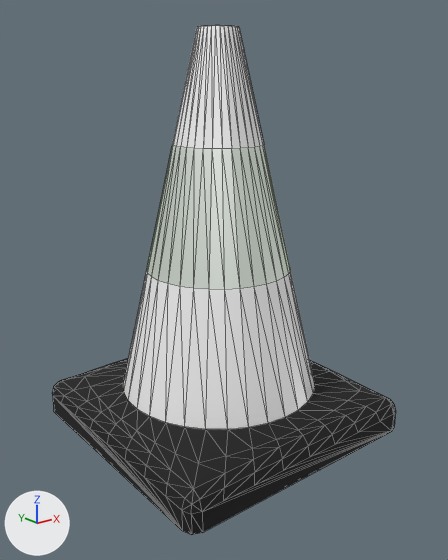
The glTF model assets/models/traffic_cone.glb, before and after one commit.
One viewpoint serves both versions: a 50 mm lens placed at (-0.637, -0.811, 0.42), pointed at (-0.005, -0.021, 0.104). The lights are fixed; the arrows at lower left show +X, +Y and +Z. Mesh edges are drawn as thin lines. Where no turn or scale is listed for an object, it has been applied to the vertices.
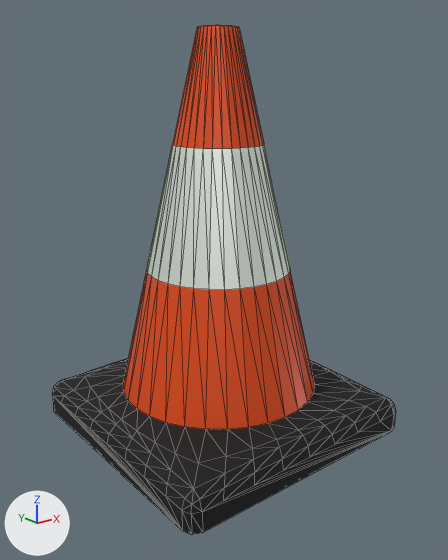
Commit message: Fix material on traffic cone body so it displays correctly in Godot

The change, as a list of edits to the scene's bpy script:
```text
Change mat_orange_plastic:
    mat_orange_plastic.base_color: (1.0, 1.0, 1.0) -> (0.799, 0.0782, 0.00802)  # white #ffffff -> orange #e74f16
```

Boxes [x1, y1, x2, y2] around the edits, measured in the pictures (448 x 560 px):
'Cone', recoloured (white to orange): [120, 25, 318, 433] in both
